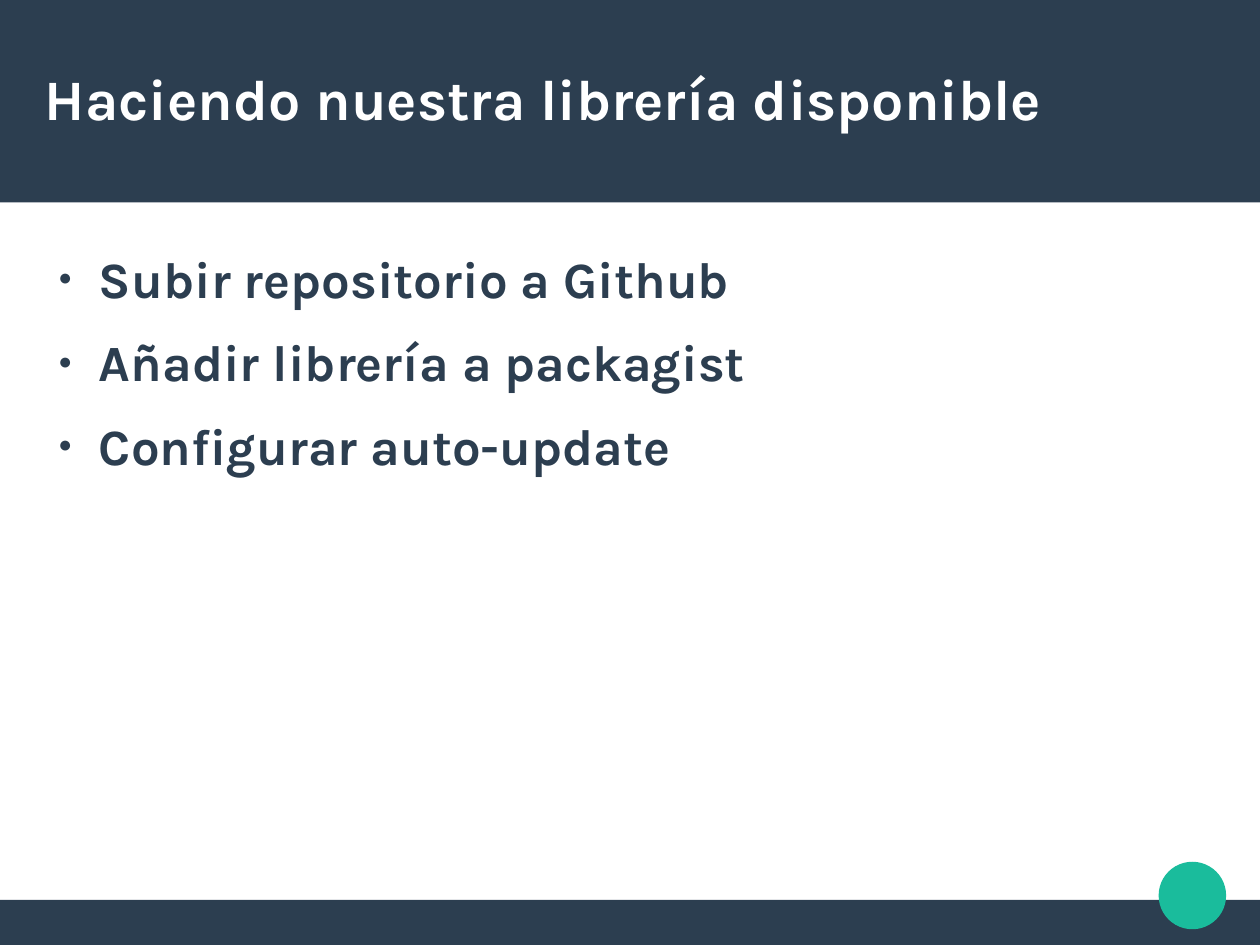
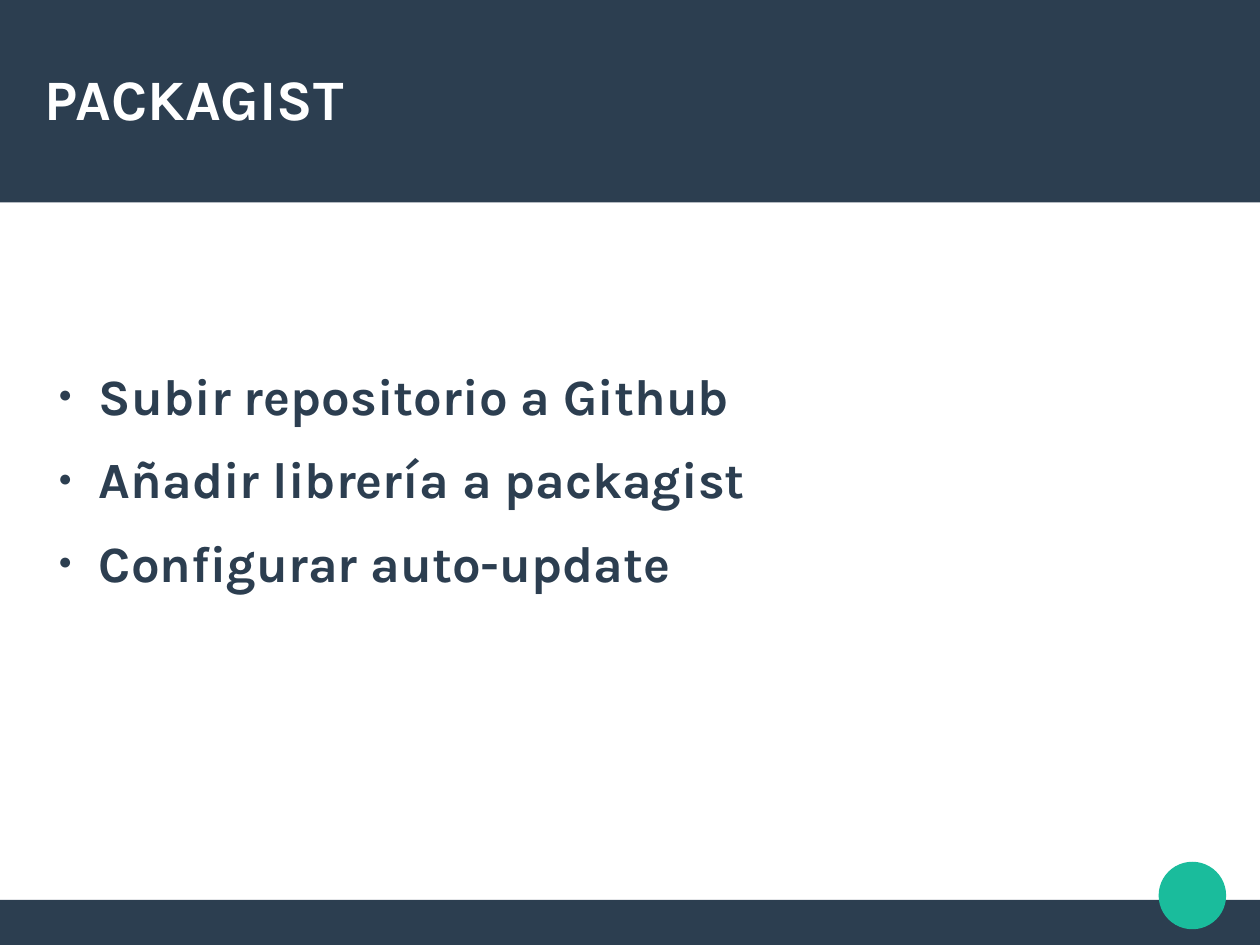
Before and after one commit to iribarren/composer_demo, a slide deck: slide 10 of composer2.odp. Drawn at 1260x945 pixels with LibreOffice and Linux fonts; fonts in the diff are those of the drawing. Boxes give left, top, right and bottom in pixels: in the first picture for what was removed or moved away, otherwise in the second. Text is boxed around its words. In the diff, an @@ line names an element or a change of style, - is before the commit and + after.

```diff
--- a/composer2.odp
+++ b/composer2.odp
@@ title at [45,82,344,121]: text changed @@
-Haciendo nuestra librería disponible
+PACKAGIST
@@ text "Subir repositorio a Github": place and size @@
-text "Subir repositorio a Github" at [99,262,745,477]
+text "Subir repositorio a Github" at [99,379,745,594]
```
Also in this commit, not shown: 6 other slides changed, 3 slides added, 1 other file.
